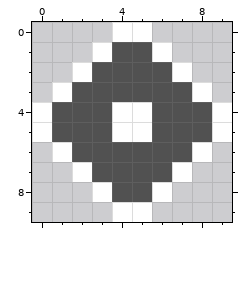
File history of a pixel-art sprite, assets/PlaceHolder.png. The picture above is the old version.
The file is 10x10 pixels. Pixels under 10% opacity are left out.
After:
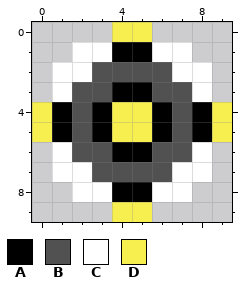
Palette (. is transparent): A #000000  B #515151  C #ffffff  D #f7ef4f
From old to new:
Changed rows in their new state; - is an unchanged pixel.
first column x 0:
 0 ----DD----
 1 --C-AA-C--
 2 -C------C-
 3 ----AA----
 4 DA-ADDA-AD
 5 DA-ADDA-AD
 6 ----AA----
 7 -C------C-
 8 --C-AA-C--
 9 ----DD----
